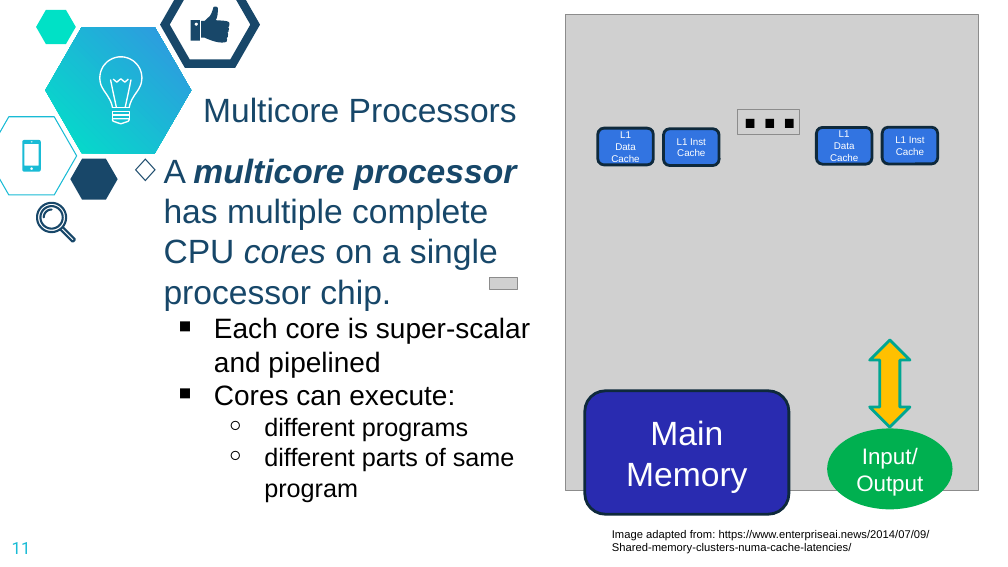
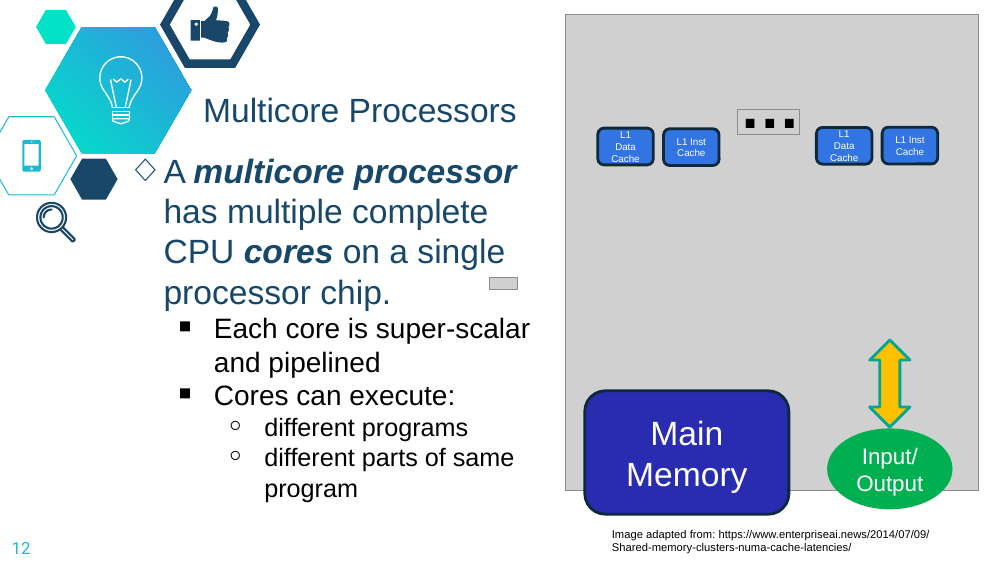
Before and after one commit to dickinson-comp256/COMP256, a slide deck: slide 12 of docs/materials/03-MachineAbstractions/MA5-S-ParallelismPipelining.pptx (slide 11 before the commit). Drawn at 1008x567 pixels with LibreOffice and Linux fonts; fonts in the diff are those of the drawing; grey boxes stand for pictures; background and template pictures are left out. Boxes give left, top, right and bottom in pixels: in the first picture for what was removed or moved away, otherwise in the second. Text is boxed around its words. In the diff, an @@ line names an element or a change of style, - is before the commit and + after.

```diff
--- a/docs/materials/03-MachineAbstractions/MA5-S-ParallelismPipelining.pptx
+++ b/docs/materials/03-MachineAbstractions/MA5-S-ParallelismPipelining.pptx
@@ text at bbox=[164, 158, 516, 311]: bold on in "cores" @@
@@ page number at bbox=[12, 542, 31, 554]: text changed @@
-11
+12
```
Also in this commit, not shown: 10 other slides changed, 1 slide added.
